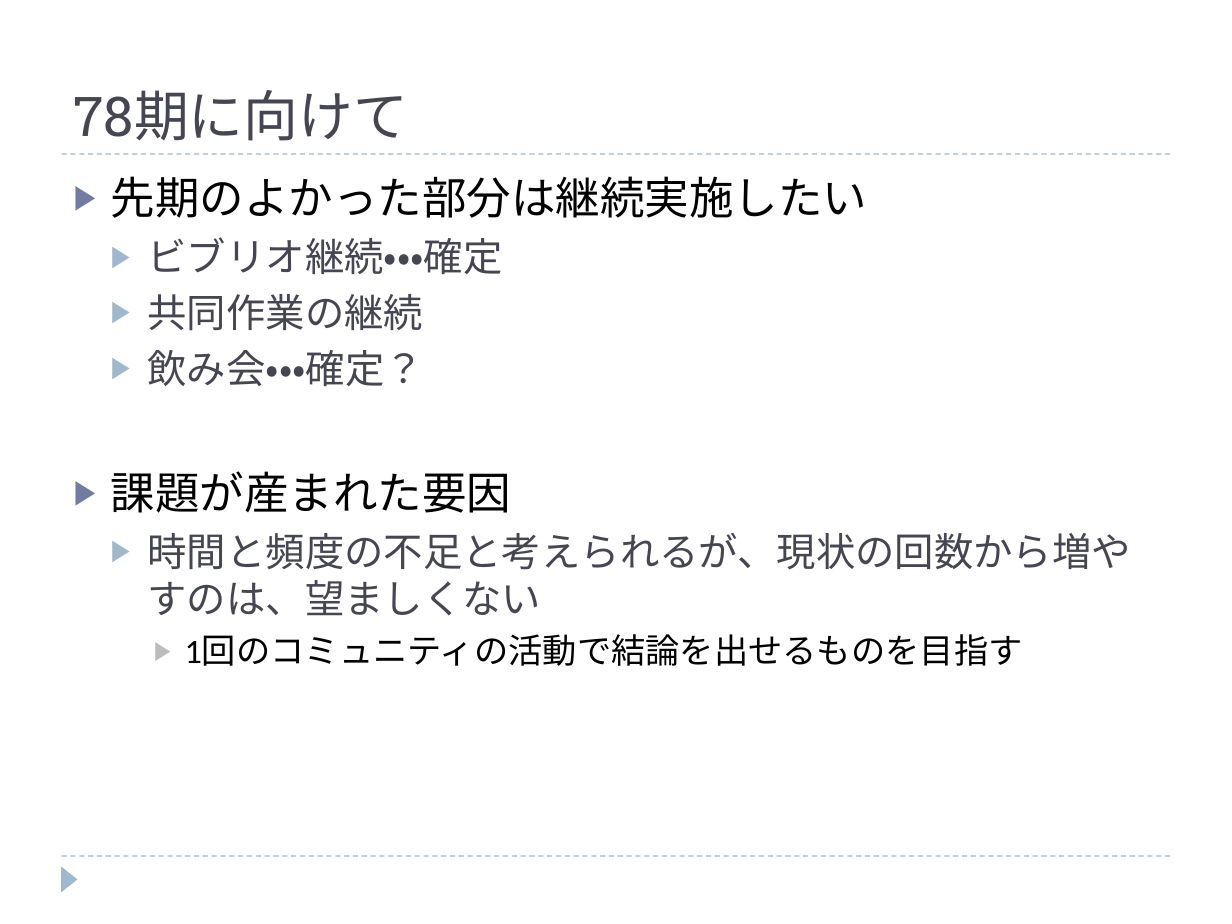
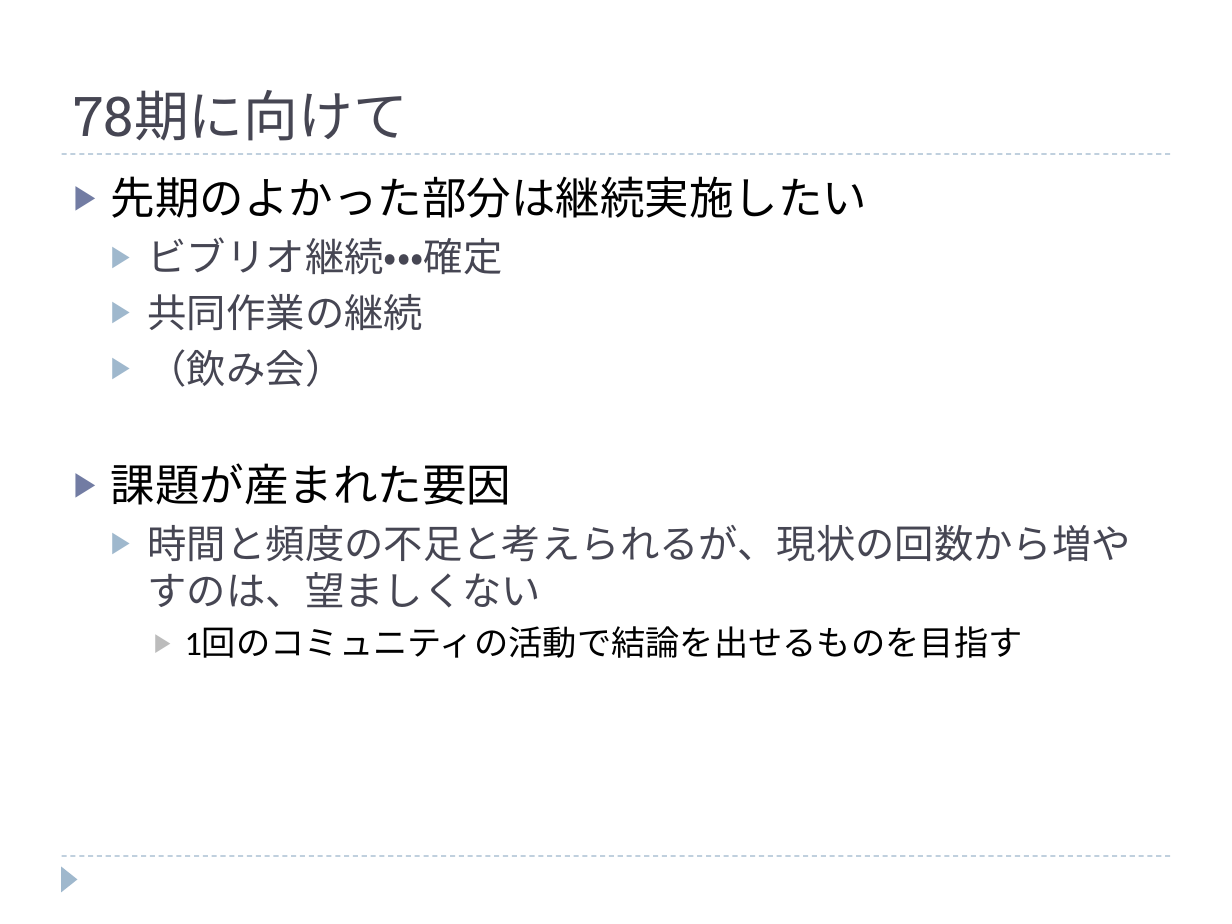
Before and after one commit to designpatterncom/GDM, a slide deck: slide 3 of その他の資料/78期ソフトウェアコムにティ活動提案_矢嶋.pptx. Drawn at 1232x924 pixels with LibreOffice and Linux fonts; fonts in the diff are those of the drawing. Boxes give left, top, right and bottom in pixels: in the first picture for what was removed or moved away, otherwise in the second. Text is boxed around its words. In the diff, an @@ line names an element or a change of style, - is before the commit and + after.

```diff
--- a/その他の資料/78期ソフトウェアコムにティ活動提案_矢嶋.pptx
+++ b/その他の資料/78期ソフトウェアコムにティ活動提案_矢嶋.pptx
@@ text at box(148, 349, 345, 387): text changed @@
-  ▶ 飲み会・・・確定？
+  ▶ （飲み会）
```
Also in this commit, not shown: 2 other slides changed.
